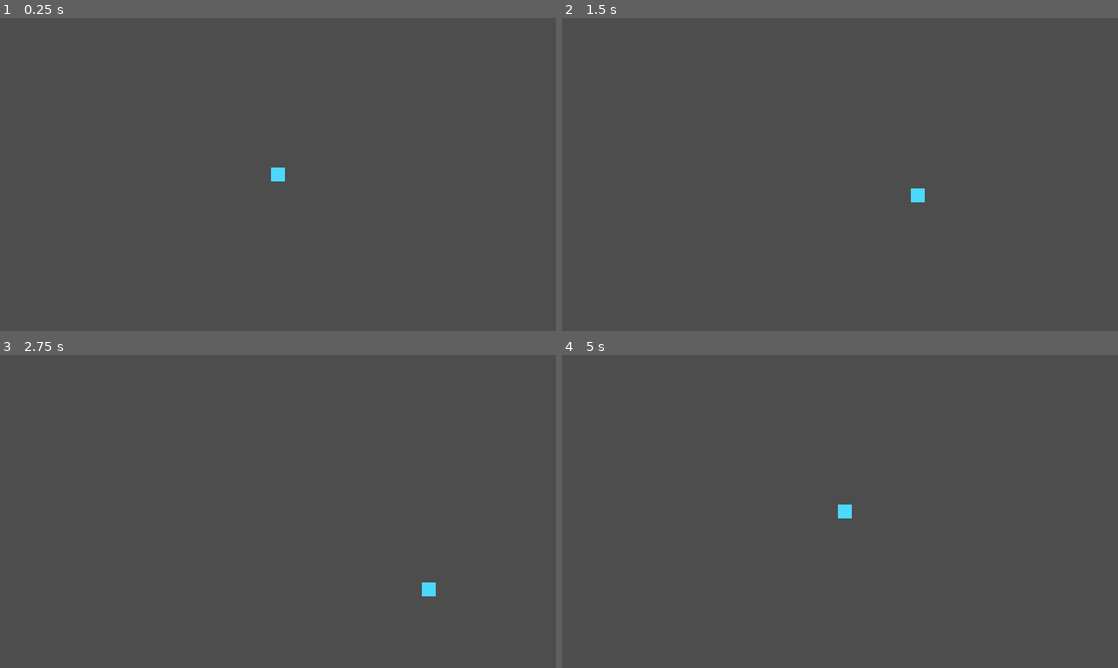
Above: before the commit, frames 1-4 (two rows, left to right).
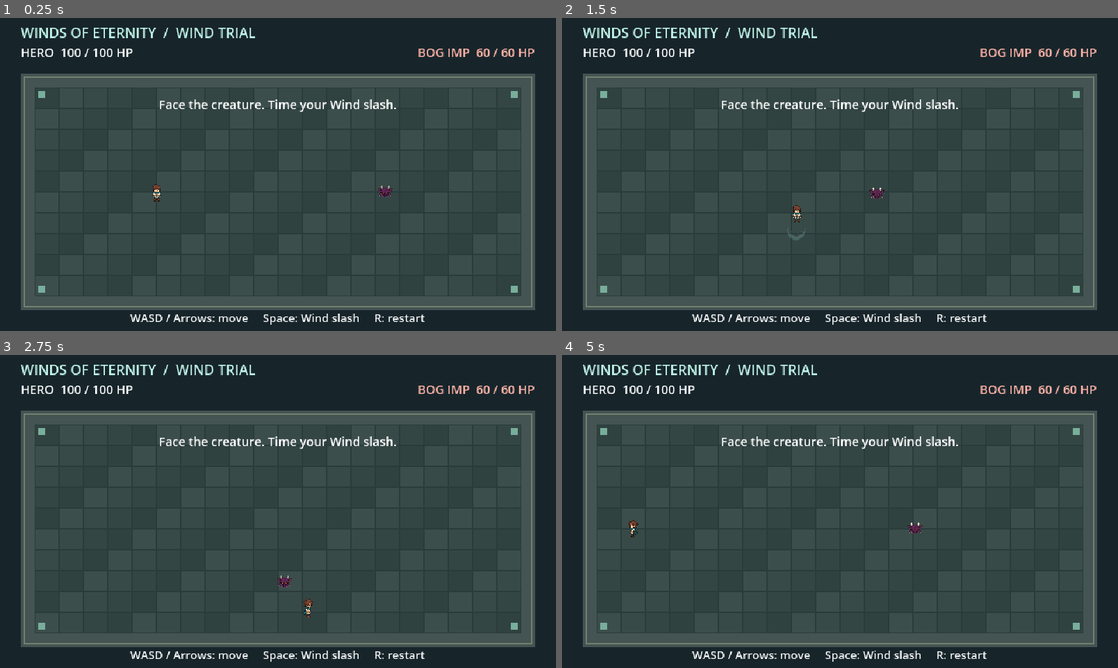
Above: after the commit, the same moments.

Repository: Ehsan450/winds-of-eternity
Game: Godot game, scene res://world/CombatTest.tscn
Same seed, same stepped clock (60 frames per second), same inputs: the game is played once before the commit and once after it. Before the commit the project starts from res://world/MovementTest.tscn.
Inputs:
- Up to frame 1 (0.25 s): no input
- Up to frame 2 (1.5 s): tap Enter at 0.5 s; hold D (move_right) 0.53-1.28 s; tap Space (attack, bound only after the commit) at 0.6, 1.35 s; hold S (move_down) from 1.28 s (still down)
- Up to frame 3 (2.75 s): release S (move_down) at 2.03 s; hold D (move_right) from 2.03 s (still down); tap Space (attack, bound only after the commit) at 2.1 s
- Up to frame 4 (5 s): release D (move_right) at 2.78 s; hold W (move_up) 2.78-3.53 s; tap Space (attack, bound only after the commit) at 2.85, 3.6, 4.35 s; hold A (move_left) from 3.53 s (still down); tap R (restart, bound only after the commit) at 4.15 s

The runs differ from the first frame. In frame 1, 64% of the frame differs, in the area x 0-100%, y 0-100%; in frame 2, 64%; in frame 3, 64%; in frame 4, 64%.

Commit message:
feat: add playable combat prototype

Diff:
--- /dev/null
+++ b/actors/enemies/BasicEnemy.tscn
@@ -0,0 +1,22 @@
+[gd_scene load_steps=4 format=3]
+
+; UNVERIFIED — REQUIRES GODOT RUNTIME VALIDATION.
+
+[ext_resource type="Script" path="res://actors/enemies/basic_enemy.gd" id="1_enemy"]
+[ext_resource type="Texture2D" path="res://assets/enemies/imp_prototype.png" id="2_art"]
+
+[sub_resource type="CircleShape2D" id="CircleShape2D_enemy"]
+radius = 10.0
+
+[node name="BasicEnemy" type="CharacterBody2D"]
+collision_layer = 4
+collision_mask = 3
+motion_mode = 1
+script = ExtResource("1_enemy")
+
+[node name="Sprite2D" type="Sprite2D" parent="."]
+texture_filter = 1
+texture = ExtResource("2_art")
+
+[node name="CollisionShape2D" type="CollisionShape2D" parent="."]
+shape = SubResource("CircleShape2D_enemy")
--- /dev/null
+++ b/actors/enemies/basic_enemy.gd
@@ -0,0 +1,67 @@
+class_name DemoEnemy
+extends CharacterBody2D
+
+# UNVERIFIED — REQUIRES GODOT RUNTIME VALIDATION.
+signal health_changed(current_hp: int, maximum_hp: int)
+signal died
+
+@export var max_hp: int = 60
+@export var movement_speed: float = 65.0
+@export var detection_range: float = 420.0
+@export var attack_range: float = 25.0
+@export var attack_damage: int = 20
+@export var attack_cooldown: float = 0.9
+@export var attack_knockback: float = 170.0
+@export var hurt_duration: float = 0.18
+@export var knockback_deceleration: float = 1000.0
+@export var death_fade_duration: float = 0.28
+
+var hp: int
+var is_dead: bool = false
+var cooldown_remaining: float = 0.0
+var hurt_remaining: float = 0.0
+var knockback_velocity: Vector2 = Vector2.ZERO
+
+@onready var target: DemoPlayer = get_tree().get_first_node_in_group("player") as DemoPlayer
+@onready var sprite: Sprite2D = $Sprite2D
+
+func _ready() -> void:
+	hp = max_hp
+	health_changed.emit(hp, max_hp)
+
+func _physics_process(delta: float) -> void:
+	if is_dead:
+		return
+	cooldown_remaining = maxf(0.0, cooldown_remaining - delta)
+	hurt_remaining = maxf(0.0, hurt_remaining - delta)
+	velocity = knockback_velocity
+	if is_instance_valid(target) and not target.is_dead and hurt_remaining <= 0.0:
+		var to_player := target.global_position - global_position
+		var distance := to_player.length()
+		if distance <= detection_range:
+			if distance > attack_range:
+				velocity += to_player.normalized() * movement_speed
+			elif cooldown_remaining <= 0.0:
+				cooldown_remaining = attack_cooldown
+				var push_direction := to_player.normalized() if distance > 0.0 else Vector2.DOWN
+				target.take_damage(attack_damage, push_direction * attack_knockback)
+	move_and_slide()
+	knockback_velocity = knockback_velocity.move_toward(Vector2.ZERO, knockback_deceleration * delta)
+	sprite.modulate = Color(4, 4, 4) if hurt_remaining > 0.0 else Color.WHITE
+
+func take_damage(amount: int, push: Vector2) -> void:
+	if is_dead:
+		return
+	hp = maxi(0, hp - amount)
+	hurt_remaining = hurt_duration
+	knockback_velocity = push
+	sprite.modulate = Color(4, 4, 4)
+	health_changed.emit(hp, max_hp)
+	if hp == 0:
+		is_dead = true
+		velocity = Vector2.ZERO
+		$CollisionShape2D.set_deferred("disabled", true)
+		died.emit()
+		var fade := create_tween()
+		fade.tween_property(sprite, "modulate:a", 0.0, death_fade_duration)
+		fade.tween_callback(queue_free)
--- a/actors/player/Player.tscn
+++ b/actors/player/Player.tscn
@@ -1,19 +1,33 @@
-[gd_scene load_steps=3 format=3]
+[gd_scene load_steps=5 format=3]
 
 ; UNVERIFIED — REQUIRES GODOT RUNTIME VALIDATION.
 
 [ext_resource type="Script" path="res://actors/player/player.gd" id="1_player"]
+[ext_resource type="Texture2D" path="res://assets/characters/player_prototype.png" id="2_art"]
+[ext_resource type="Texture2D" path="res://assets/effects/wind_slash_prototype.png" id="3_slash"]
 
 [sub_resource type="RectangleShape2D" id="RectangleShape2D_player"]
-size = Vector2(16, 16)
+size = Vector2(16, 18)
 
-[node name="Player" type="CharacterBody2D"]
+[node name="Player" type="CharacterBody2D" groups=["player"]]
+collision_layer = 2
+collision_mask = 5
 motion_mode = 1
 script = ExtResource("1_player")
 
-[node name="Placeholder" type="Polygon2D" parent="."]
-polygon = PackedVector2Array(-8, -8, 8, -8, 8, 8, -8, 8)
-color = Color(0.3, 0.85, 1, 1)
+[node name="Sprite2D" type="Sprite2D" parent="."]
+texture_filter = 1
+texture = ExtResource("2_art")
+hframes = 2
+vframes = 2
 
 [node name="CollisionShape2D" type="CollisionShape2D" parent="."]
 shape = SubResource("RectangleShape2D_player")
+
+[node name="Attack" type="Node2D" parent="."]
+visible = false
+z_index = 1
+
+[node name="WindSlash" type="Sprite2D" parent="Attack"]
+texture_filter = 1
+texture = ExtResource("3_slash")
--- a/actors/player/player.gd
+++ b/actors/player/player.gd
@@ -1,9 +1,109 @@
+class_name DemoPlayer
 extends CharacterBody2D
 
 # UNVERIFIED — REQUIRES GODOT RUNTIME VALIDATION.
+signal health_changed(current_hp: int, maximum_hp: int)
+signal died
+
 @export var movement_speed: float = 120.0
+@export var max_hp: int = 100
+@export var attack_damage: int = 20
+@export var attack_cooldown: float = 0.4
+@export var attack_duration: float = 0.16
+@export var attack_reach: float = 24.0
+@export var attack_size: Vector2 = Vector2(28, 32)
+@export var attack_knockback: float = 210.0
+@export var invulnerability_duration: float = 0.8
+@export var hurt_duration: float = 0.16
+@export var knockback_deceleration: float = 850.0
 
-func _physics_process(_delta: float) -> void:
+var hp: int
+var is_dead: bool = false
+var facing: Vector2 = Vector2.DOWN
+var cooldown_remaining: float = 0.0
+var swing_remaining: float = 0.0
+var invulnerability_remaining: float = 0.0
+var hurt_remaining: float = 0.0
+var knockback_velocity: Vector2 = Vector2.ZERO
+var hit_ids: Array[int] = []
+var attack_shape: RectangleShape2D = RectangleShape2D.new()
+
+@onready var sprite: Sprite2D = $Sprite2D
+@onready var attack: Node2D = $Attack
+@onready var slash: Sprite2D = $Attack/WindSlash
+
+func _ready() -> void:
+	hp = max_hp
+	attack_shape.size = attack_size
+	attack.hide()
+	health_changed.emit(hp, max_hp)
+
+func _physics_process(delta: float) -> void:
+	if is_dead:
+		return
+	cooldown_remaining = maxf(0.0, cooldown_remaining - delta)
+	invulnerability_remaining = maxf(0.0, invulnerability_remaining - delta)
+	hurt_remaining = maxf(0.0, hurt_remaining - delta)
 	var direction := Input.get_vector("move_left", "move_right", "move_up", "move_down")
-	velocity = direction * movement_speed
+	if direction != Vector2.ZERO and swing_remaining <= 0.0 and hurt_remaining <= 0.0:
+		_update_facing(direction)
+	if Input.is_action_just_pressed("attack") and cooldown_remaining <= 0.0 and hurt_remaining <= 0.0:
+		_start_attack()
+	velocity = knockback_velocity if hurt_remaining > 0.0 else direction * movement_speed + knockback_velocity
 	move_and_slide()
+	knockback_velocity = knockback_velocity.move_toward(Vector2.ZERO, knockback_deceleration * delta)
+	if swing_remaining > 0.0:
+		_check_attack_hits()
+		swing_remaining = maxf(0.0, swing_remaining - delta)
+		slash.modulate.a = swing_remaining / attack_duration
+		attack.visible = swing_remaining > 0.0
+	sprite.modulate = Color(3, 3, 3) if hurt_remaining > 0.0 else Color.WHITE
+	if invulnerability_remaining > 0.0:
+		sprite.modulate.a = 0.45 if int(invulnerability_remaining * 16.0) % 2 == 0 else 1.0
+
+func _update_facing(direction: Vector2) -> void:
+	if absf(direction.x) > absf(direction.y):
+		facing = Vector2.RIGHT if direction.x > 0.0 else Vector2.LEFT
+		sprite.frame = 1 if direction.x > 0.0 else 3
+	else:
+		facing = Vector2.DOWN if direction.y > 0.0 else Vector2.UP
+		sprite.frame = 0 if direction.y > 0.0 else 2
+
+func _start_attack() -> void:
+	cooldown_remaining = attack_cooldown
+	swing_remaining = attack_duration
+	hit_ids.clear()
+	attack.position = facing * attack_reach
+	attack.rotation = facing.angle()
+	slash.modulate = Color.WHITE
+	attack.show()
+
+func _check_attack_hits() -> void:
+	# Query only while swinging; no cached Area2D overlaps from a previous facing.
+	var query := PhysicsShapeQueryParameters2D.new()
+	query.shape = attack_shape
+	query.transform = attack.global_transform
+	query.collision_mask = 4 # Enemy layer only.
+	for hit in get_world_2d().direct_space_state.intersect_shape(query):
+		var enemy := hit["collider"] as Node2D
+		if enemy != null and enemy.has_method("take_damage") and not hit_ids.has(enemy.get_instance_id()):
+			hit_ids.append(enemy.get_instance_id())
+			enemy.call("take_damage", attack_damage, facing * attack_knockback)
+
+func take_damage(amount: int, push: Vector2) -> void:
+	if is_dead or invulnerability_remaining > 0.0:
+		return
+	hp = maxi(0, hp - amount)
+	invulnerability_remaining = invulnerability_duration
+	hurt_remaining = hurt_duration
+	knockback_velocity = push
+	swing_remaining = 0.0
+	attack.hide()
+	health_changed.emit(hp, max_hp)
+	if hp == 0:
+		is_dead = true
+		velocity = Vector2.ZERO
+		sprite.rotation = PI / 2.0
+		sprite.modulate = Color(0.5, 0.55, 0.6)
+		$CollisionShape2D.set_deferred("disabled", true)
+		died.emit()
--- a/project.godot
+++ b/project.godot
@@ -1,4 +1,4 @@
-; Milestone 1B: statically prepared movement test.
+; Statically prepared combat prototype.
 ; Development target: Godot 4.5.x / GDScript / Compatibility / Windows PC.
 ; UNVERIFIED — REQUIRES GODOT RUNTIME VALIDATION.
 config_version=5
@@ -6,7 +6,7 @@
 [application]
 
 config/name="Winds of Eternity"
-run/main_scene="res://world/MovementTest.tscn"
+run/main_scene="res://world/CombatTest.tscn"
 config/features=PackedStringArray("4.5", "GL Compatibility")
 
 [display]
@@ -37,6 +37,15 @@
 "events": [Object(InputEventKey,"keycode":68), Object(InputEventKey,"keycode":4194321)]
 }
 
+attack={
+"deadzone": 0.5,
+"events": [Object(InputEventKey,"keycode":32)]
+}
+restart={
+"deadzone": 0.5,
+"events": [Object(InputEventKey,"keycode":82)]
+}
+
 [rendering]
 
 renderer/rendering_method="gl_compatibility"
--- /dev/null
+++ b/world/CombatTest.tscn
@@ -0,0 +1,89 @@
+[gd_scene load_steps=6 format=3]
+
+; UNVERIFIED — REQUIRES GODOT RUNTIME VALIDATION.
+
+[ext_resource type="Script" path="res://world/combat_test.gd" id="1_test"]
+[ext_resource type="PackedScene" path="res://actors/player/Player.tscn" id="2_player"]
+[ext_resource type="PackedScene" path="res://actors/enemies/BasicEnemy.tscn" id="3_enemy"]
+
+[sub_resource type="RectangleShape2D" id="RectangleShape2D_horizontal"]
+size = Vector2(592, 16)
+
+[sub_resource type="RectangleShape2D" id="RectangleShape2D_vertical"]
+size = Vector2(16, 256)
+
+[node name="CombatTest" type="Node2D"]
+script = ExtResource("1_test")
+
+[node name="Boundaries" type="StaticBody2D" parent="."]
+collision_layer = 1
+collision_mask = 0
+
+[node name="Top" type="CollisionShape2D" parent="Boundaries"]
+position = Vector2(320, 72)
+shape = SubResource("RectangleShape2D_horizontal")
+
+[node name="Bottom" type="CollisionShape2D" parent="Boundaries"]
+position = Vector2(320, 328)
+shape = SubResource("RectangleShape2D_horizontal")
+
+[node name="Left" type="CollisionShape2D" parent="Boundaries"]
+position = Vector2(32, 200)
+shape = SubResource("RectangleShape2D_vertical")
+
+[node name="Right" type="CollisionShape2D" parent="Boundaries"]
+position = Vector2(608, 200)
+shape = SubResource("RectangleShape2D_vertical")
+
+[node name="Player" parent="." instance=ExtResource("2_player")]
+position = Vector2(180, 200)
+
+[node name="BasicEnemy" parent="." instance=ExtResource("3_enemy")]
+position = Vector2(460, 200)
+
+[node name="HUD" type="CanvasLayer" parent="."]
+
+[node name="Title" type="Label" parent="HUD"]
+offset_left = 24.0
+offset_top = 5.0
+offset_right = 616.0
+offset_bottom = 27.0
+theme_override_colors/font_color = Color(0.75, 0.95, 0.9, 1)
+theme_override_font_sizes/font_size = 16
+text = "WINDS OF ETERNITY  /  WIND TRIAL"
+
+[node name="PlayerHP" type="Label" parent="HUD"]
+offset_left = 24.0
+offset_top = 30.0
+offset_right = 280.0
+offset_bottom = 52.0
+theme_override_font_sizes/font_size = 14
+text = "HERO"
+
+[node name="EnemyHP" type="Label" parent="HUD"]
+offset_left = 360.0
+offset_top = 30.0
+offset_right = 616.0
+offset_bottom = 52.0
+theme_override_colors/font_color = Color(1, 0.7, 0.65, 1)
+theme_override_font_sizes/font_size = 14
+text = "BOG IMP"
+horizontal_alignment = 2
+
+[node name="Status" type="Label" parent="HUD"]
+offset_left = 48.0
+offset_top = 90.0
+offset_right = 592.0
+offset_bottom = 116.0
+theme_override_font_sizes/font_size = 14
+text = "Face the creature. Time your Wind slash."
+horizontal_alignment = 1
+
+[node name="Controls" type="Label" parent="HUD"]
+offset_left = 24.0
+offset_top = 336.0
+offset_right = 616.0
+offset_bottom = 360.0
+theme_override_font_sizes/font_size = 13
+text = "WASD / Arrows: move     Space: Wind slash     R: restart"
+horizontal_alignment = 1
--- /dev/null
+++ b/world/combat_test.gd
@@ -0,0 +1,48 @@
+extends Node2D
+
+# UNVERIFIED — REQUIRES GODOT RUNTIME VALIDATION.
+@onready var player: DemoPlayer = $Player
+@onready var enemy: DemoEnemy = $BasicEnemy
+
+func _ready() -> void:
+	player.health_changed.connect(_update_player_hp)
+	enemy.health_changed.connect(_update_enemy_hp)
+	player.died.connect(_on_player_died)
+	enemy.died.connect(_on_enemy_died)
+	_update_player_hp(player.hp, player.max_hp)
+	_update_enemy_hp(enemy.hp, enemy.max_hp)
+
+func _unhandled_input(event: InputEvent) -> void:
+	if event.is_action_pressed("restart") and not event.is_echo():
+		var error := get_tree().reload_current_scene()
+		if error != OK:
+			$HUD/Status.text = "Restart failed. Stop and run the scene again."
+
+func _update_player_hp(current_hp: int, maximum_hp: int) -> void:
+	$HUD/PlayerHP.text = "HERO  %d / %d HP" % [current_hp, maximum_hp]
+
+func _update_enemy_hp(current_hp: int, maximum_hp: int) -> void:
+	$HUD/EnemyHP.text = "BOG IMP  %d / %d HP" % [current_hp, maximum_hp]
+
+func _on_player_died() -> void:
+	$HUD/Status.text = "YOU FELL — Press R to restart"
+	$HUD/Status.modulate = Color(1, 0.55, 0.45)
+
+func _on_enemy_died() -> void:
+	if not player.is_dead:
+		$HUD/Status.text = "CREATURE DEFEATED — Press R for another round"
+		$HUD/Status.modulate = Color(0.6, 1, 0.85)
+
+func _draw() -> void:
+	# Simple courtyard decoration only; physical walls are in CombatTest.tscn.
+	draw_rect(Rect2(0, 0, 640, 360), Color("17252b"))
+	draw_rect(Rect2(24, 64, 592, 272), Color("435452"))
+	draw_rect(Rect2(28, 68, 584, 264), Color("728071"), false, 2.0)
+	draw_rect(Rect2(40, 80, 560, 240), Color("293b3b"))
+	for row in range(10):
+		for column in range(20):
+			var shade := 0.015 * float((row * 7 + column * 3) % 4)
+			var stone := Color(0.19 + shade, 0.26 + shade, 0.25 + shade)
+			draw_rect(Rect2(41 + column * 28, 81 + row * 24, 26, 22), stone)
+	for corner in [Vector2(48, 88), Vector2(592, 88), Vector2(48, 312), Vector2(592, 312)]:
+		draw_rect(Rect2(corner - Vector2(4, 4), Vector2(8, 8)), Color("78ae9b"))
Binary file added: assets/characters/player_prototype.png
Binary file added: assets/effects/wind_slash_prototype.png
Binary file added: assets/enemies/imp_prototype.png
Not shown, added: assets/PROTOTYPE_ART.md
